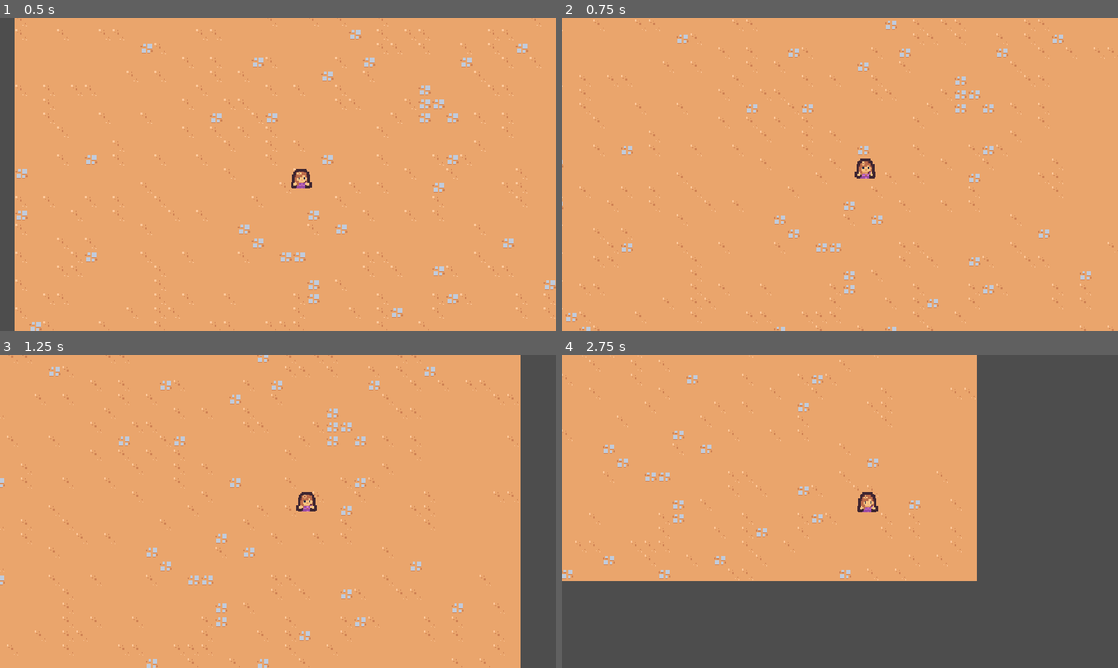
Above: before the commit, frames 1-4 (two rows, left to right).
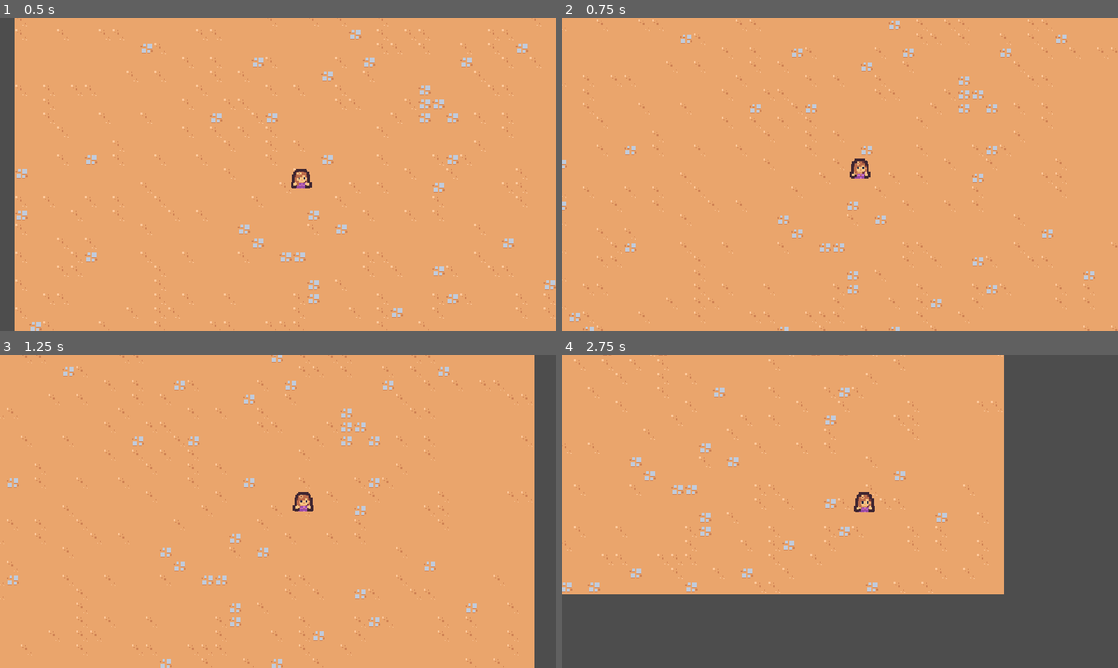
Above: after the commit, the same moments.

Repository: annehailer/cute-survivors
Game: Godot game, scene res://scenes/main/main.tscn
The game is run twice, just before and just after one commit, with the same random seed, the same clock (stepped at 60 frames per second) and the same inputs.
Inputs:
- Up to frame 1 (0.5 s): no input
- Up to frame 2 (0.75 s): hold Right (move_right) from 0.53 s (still down)
- Up to frame 3 (1.25 s): keep holding Right (move_right)
- Up to frame 4 (2.75 s): release Right (move_right) at 1.28 s; hold Down (move_down) 1.28-2.03 s; hold Right (move_right) from 2.03 s (still down)

Frame 1 is identical in both runs. In frame 2, 3.9% of the frame differs, in the area x 0-100%, y 0-100%; in frame 3, 6.6%; in frame 4, 9.4%, in the area x 0-80%, y 0-77%.

Commit message:
feat: enemy collision, acceleration and motion mode

Diff:
--- a/assets/enemies/basic_enemy.tscn
+++ b/assets/enemies/basic_enemy.tscn
@@ -10,7 +10,9 @@
 radius = 11.0
 
 [node name="BasicEnemy" type="CharacterBody2D" unique_id=1920597755 groups=["enemy"]]
-collision_layer = 0
+collision_layer = 8
+collision_mask = 9
+motion_mode = 1
 script = ExtResource("1_dwceu")
 
 [node name="Area2D" type="Area2D" parent="." unique_id=283304388]
--- a/assets/player/player.gd
+++ b/assets/player/player.gd
@@ -1,6 +1,7 @@
 extends CharacterBody2D
 
-const MAX_SPEED = 160
+const MAX_SPEED = 140
+const ACCELERATION_SMOOTH = 20
 
 # Called when the node enters the scene tree for the first time.
 func _ready() -> void:
@@ -11,7 +12,9 @@
 func _process(delta: float) -> void:
 	var movement_vector = get_movement_vector()
 	var direction = movement_vector.normalized()
-	velocity =  direction * MAX_SPEED
+	var target_velocity =  direction * MAX_SPEED
+
+	velocity = velocity.lerp(target_velocity, 1 - exp(-delta * ACCELERATION_SMOOTH))
 	move_and_slide()
 
 func get_movement_vector() -> Vector2:
--- a/assets/player/player.tscn
+++ b/assets/player/player.tscn
@@ -8,6 +8,7 @@
 
 [node name="Player" type="CharacterBody2D" unique_id=1953585945 groups=["player"]]
 collision_layer = 0
+motion_mode = 1
 script = ExtResource("1_h6syq")
 
 [node name="AbilityManager" type="Node" parent="." unique_id=1580921682]
--- a/project.godot
+++ b/project.godot
@@ -65,6 +65,7 @@
 2d_physics/layer_1="terrain"
 2d_physics/layer_2="player"
 2d_physics/layer_3="enemy"
+2d_physics/layer_4="enemy collision"
 
 [physics]
 
